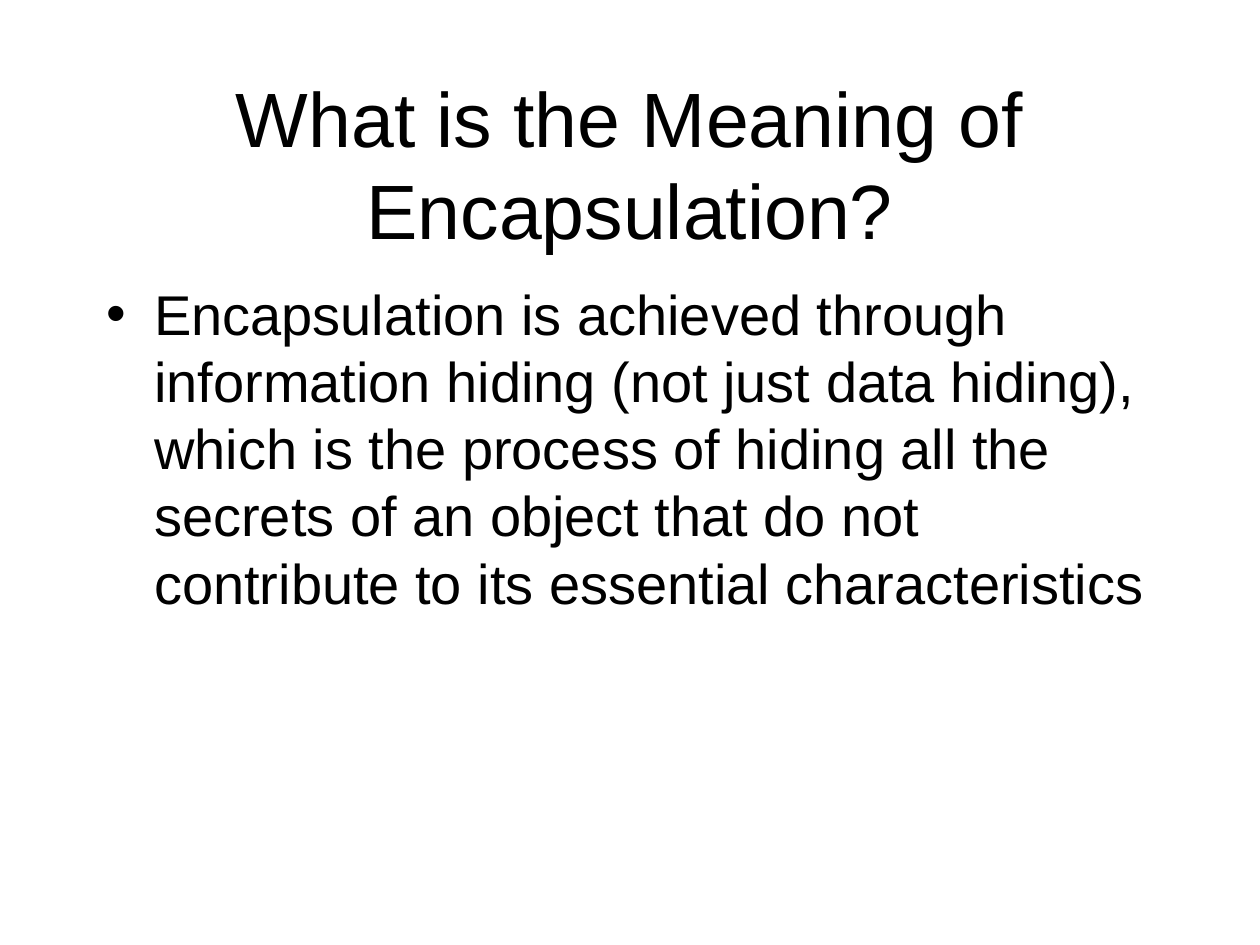
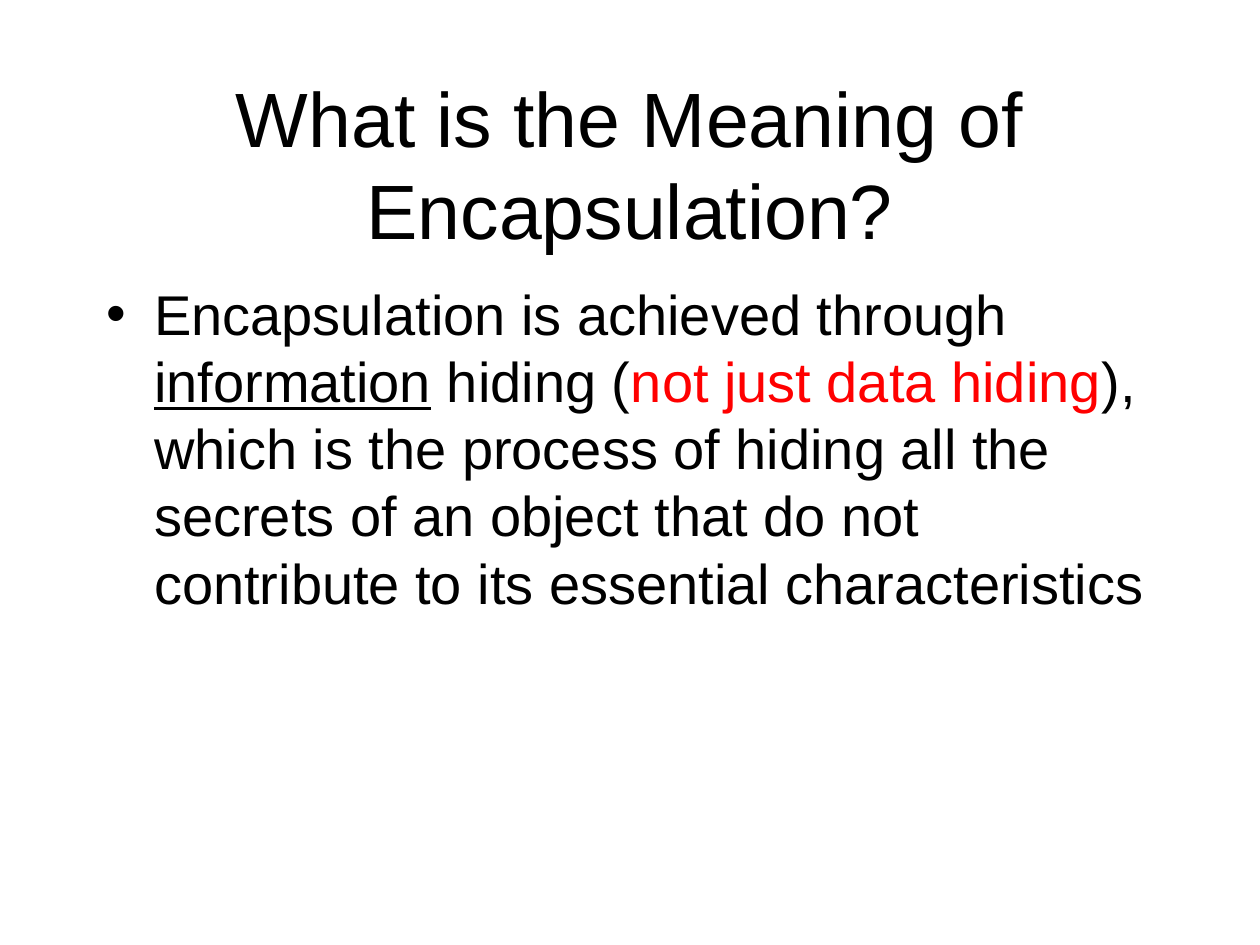
Before and after one commit to octaviordz/zjnu2017.github.io, a slide deck: slide 36 of OOAD/lectures/030--Object.Model.ppt (slide 26 before the commit). Drawn at 1260x945 pixels with LibreOffice and Linux fonts; fonts in the diff are those of the drawing. Boxes give left, top, right and bottom in pixels: in the first picture for what was removed or moved away, otherwise in the second. Text is boxed around its words. In the diff, an @@ line names an element or a change of style, - is before the commit and + after.

```diff
--- a/OOAD/lectures/030--Object.Model.ppt
+++ b/OOAD/lectures/030--Object.Model.ppt
@@ text "Encapsulation is achieved through information ..." at [154,294,1144,605]: text colour #000000 to #FF0000 in "(not just data hiding),"; underline on in "information" @@
```
Also in this commit, not shown: 6 other slides changed, 24 slides added, 2 other files.
